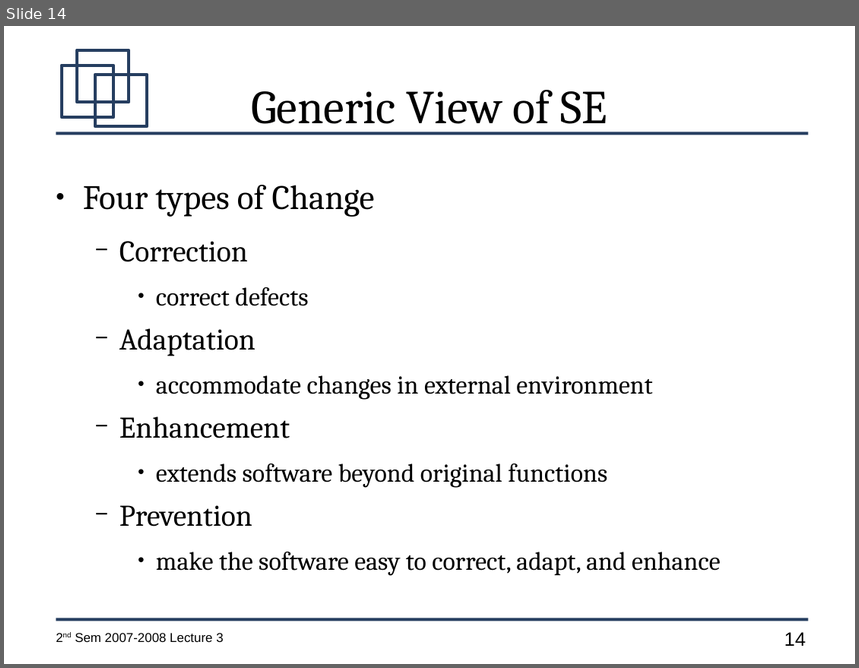
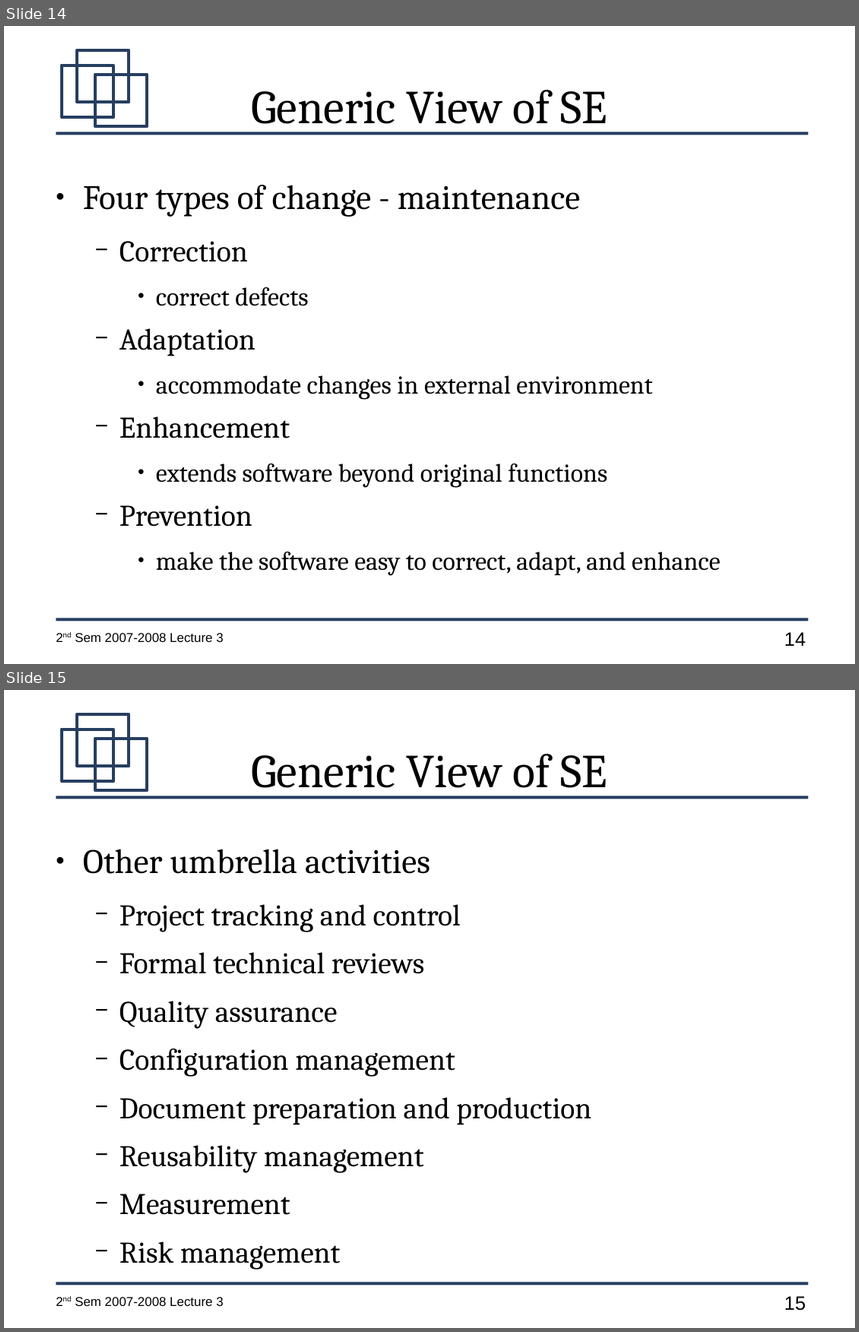
Before and after one commit to jachermocilla/jach-homepage, a slide deck: CMSC128-2nd-Sem-2007-L3.odp. Shown one above the other, each under a label of ours: slide 14 before the commit, slides 14 and 15 after it. The pictures are 859x668 and 859x1332 pixels, drawn with LibreOffice and Linux fonts; fonts in the diff are those of the drawing. Boxes give left, top, right and bottom in pixels: in the first picture for what was removed or moved away, otherwise in the second. Text is boxed around its words. In the diff, an @@ line names an element or a change of style, - is before the commit and + after.

```diff
--- a/CMSC128-2nd-Sem-2007-L3.odp
+++ b/CMSC128-2nd-Sem-2007-L3.odp
@@ slide 15 added at bbox=[4, 690, 855, 1328], background #FFFFFF; not listed: 7 template elements that a slide beside it also shows @@
@@ title added at bbox=[251, 754, 608, 798], 44 pt, text #000000 @@
+Generic View of SE
@@ text added at bbox=[83, 849, 591, 1270], 28 pt, text #000000 @@
+● Other umbrella activities
+  − Project tracking and control
+  − Formal technical reviews
+  − Quality assurance
+  − Configuration management
+  − Document preparation and production
+  − Reusability management
+  − Measurement
+  − Risk management
@@ slide 14 changed as well @@
@@ text at bbox=[83, 185, 580, 217]: text changed @@
-● Four types of Change
+● Four types of change - maintenance
```
Also in this commit, not shown: 3 other slides changed, 6 other slides added.
